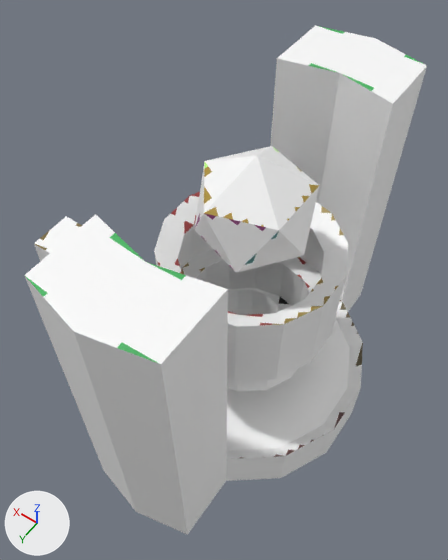
One commit to the Blender file Assets/Assets/Meshes/Props/Engine_Mesh.blend: the scene before it, then after it.
One viewpoint serves both versions: a camera (50 mm lens) standing at (-0.73, 3.48, 7.22) and looking at (1.8, -0.07, 1.64). Lighting does not change. The marker at lower left points along +X, +Y and +Z.

Objects in the first picture: 'Engine_Mesh'.
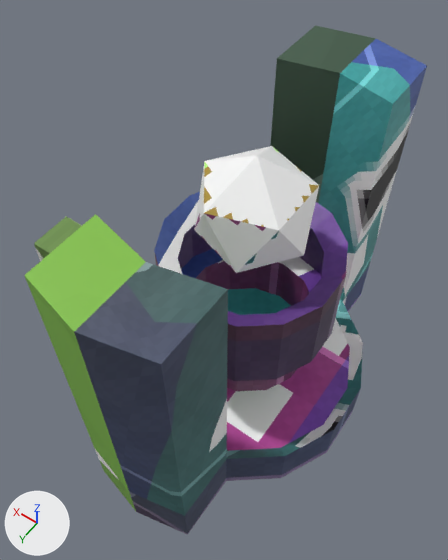
Where the newer file only moved an object's origin or applied its transform, the numbers keep the older frame.

What changed in the scene script:
```text
Change me_icosphere:
    used by ob_engine_mesh; location = (0.0, 0.0, 0.0); scale = (0.439, 0.439, 0.439)
    remove me_icosphere.from_pydata(...)  # 207 vertices, 186 faces; spans x 0.0..10.94, y -5.0..5.0, z 0.0..8.5
    add me_icosphere.from_pydata(...)  # 177 vertices, 158 faces; spans x 0.0..10.94, y -5.0..5.0, z 0.0..8.5
    me_icosphere part 1
    30 vertices are removed from x 2.35..4.09, y -0.89..0.89, z 1.9..3.0
    31 faces are deleted
    3 new faces join them
    me_icosphere part 2: 135 kept faces spanning x 0.0..10.94, y -5.0..5.0, z 0.0..8.5 get new texture (UV) coordinates
```

Location of each change, (x1, y1, x2, y2) in pixels of the pictures (448 x 560 px):
part 1 of me_icosphere, cut back: (228, 288, 291, 315) in both
part 2 of me_icosphere, surface changed: (24, 25, 427, 535) in both
